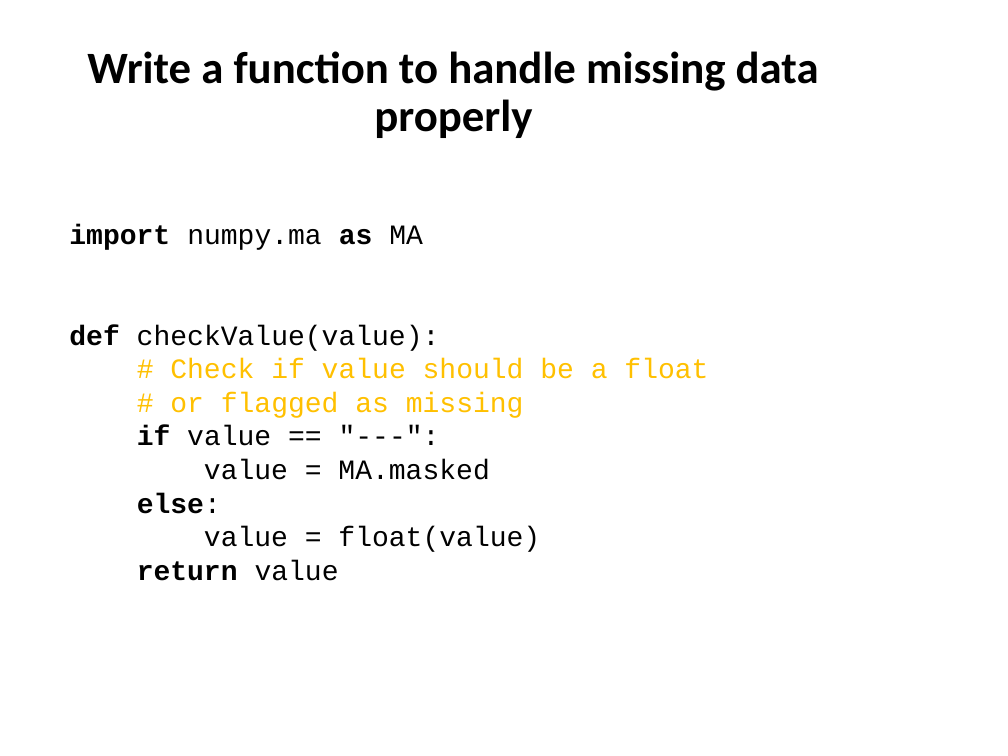
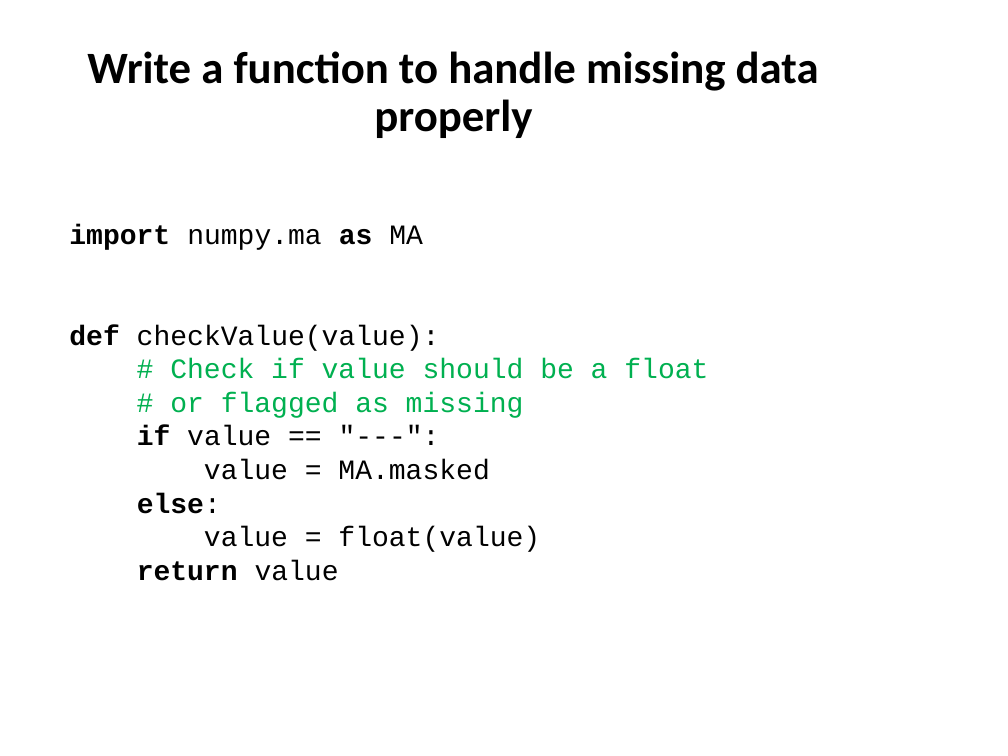
Before and after one commit to ncasuk/ncas-isc, a slide deck: slide 15 of python-data/slides/02_python_text_formats.pptx. Drawn at 1008x756 pixels with LibreOffice and Linux fonts; fonts in the diff are those of the drawing; background and template pictures are left out. Boxes give left, top, right and bottom in pixels: in the first picture for what was removed or moved away, otherwise in the second. Text is boxed around its words. In the diff, an @@ line names an element or a change of style, - is before the commit and + after.

Commit message:
Updated slides for python read/write data section

```diff
--- a/python-data/slides/02_python_text_formats.pptx
+++ b/python-data/slides/02_python_text_formats.pptx
@@ text at (170,358,708,418): text colour #FFC000 to #00B050 in "# Check if value should be a ...", "# or flagged as missing" @@
```
Also in this commit, not shown: 1 other slide changed, 2 slides added, 9 other files.
